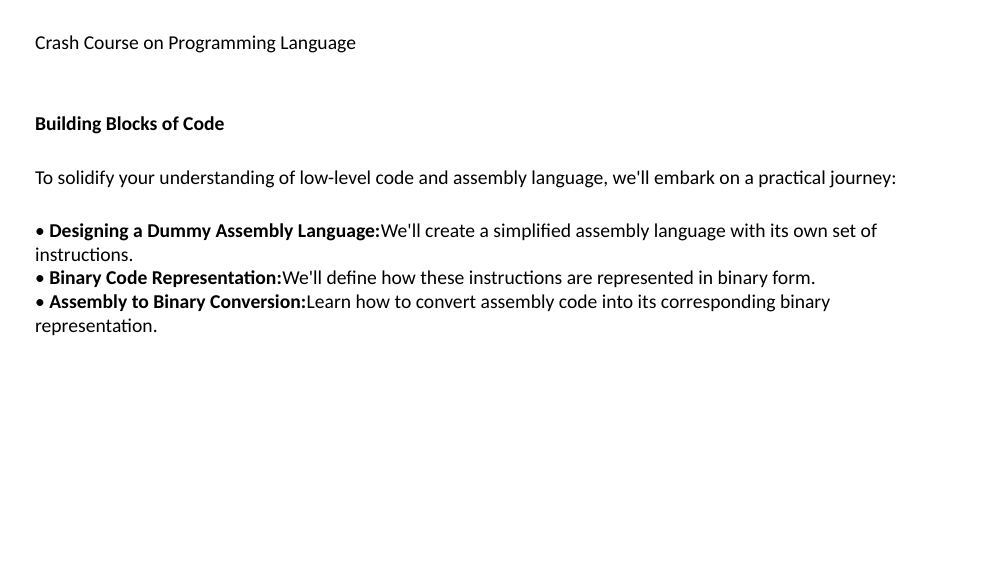
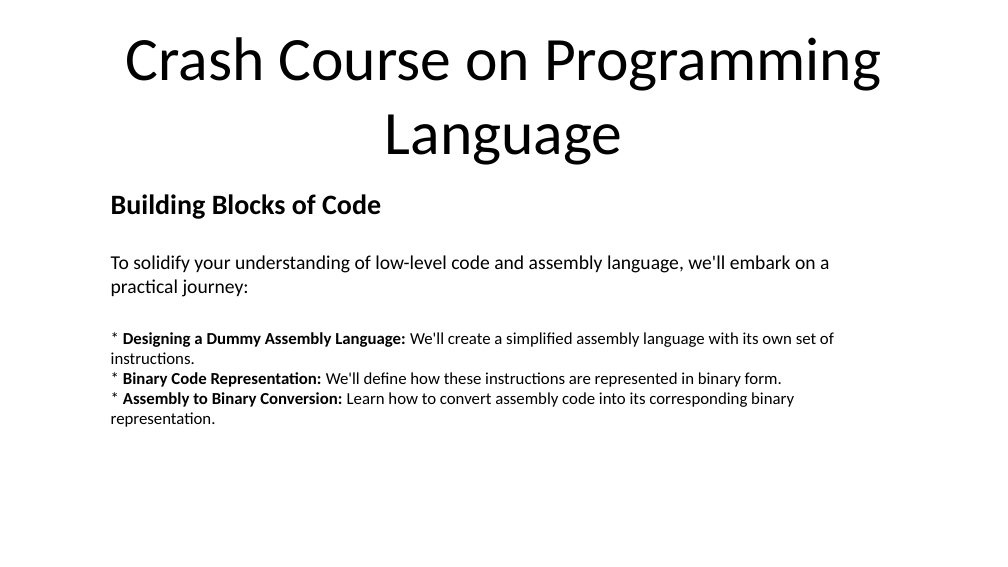
Before and after one commit to munirrudy-sg/Boring-Slide-Eradicator-inator, a slide deck: slide 15 of presentation.pptx. Drawn at 1008x567 pixels with LibreOffice and Linux fonts; fonts in the diff are those of the drawing. Boxes give left, top, right and bottom in pixels: in the first picture for what was removed or moved away, otherwise in the second. Text is boxed around its words. In the diff, an @@ line names an element or a change of style, - is before the commit and + after.

```diff
--- a/presentation.pptx
+++ b/presentation.pptx
@@ title "Crash Course on Programming Language": place and size @@
-title "Crash Course on Programming Language" at bbox=[35, 35, 356, 53]
+title "Crash Course on Programming Language" at bbox=[126, 37, 881, 165]
@@ title "Crash Course on Programming Language" at bbox=[126, 37, 881, 165]: size 14 to 44 pt; alignment left to centre; vertical alignment top to middle @@
@@ text "Building Blocks of Code": place and size @@
-text "Building Blocks of Code" at bbox=[35, 116, 896, 335]
+text "Building Blocks of Code" at bbox=[111, 194, 834, 427]
@@ text at bbox=[111, 194, 381, 219]: size 14 to 20 pt in "Building Blocks of Code" @@
@@ text at bbox=[111, 332, 834, 427]: text changed; size 14 to 12 pt @@
-• Designing a Dummy Assembly Language:We'll create a simplified assembly language with its own set of instructions.
-• Binary Code Representation:We'll define how these instructions are represented in binary form.
-• Assembly to Binary Conversion:Learn how to convert assembly code into its corresponding binary representation.
+* Designing a Dummy Assembly Language: We'll create a simplified assembly language with its own set of instructions.
+* Binary Code Representation: We'll define how these instructions are represented in binary form.
+* Assembly to Binary Conversion: Learn how to convert assembly code into its corresponding binary representation.
```
Also in this commit, not shown: 13 other slides changed, 1 slide added, 1 slide removed, 3 other files.
